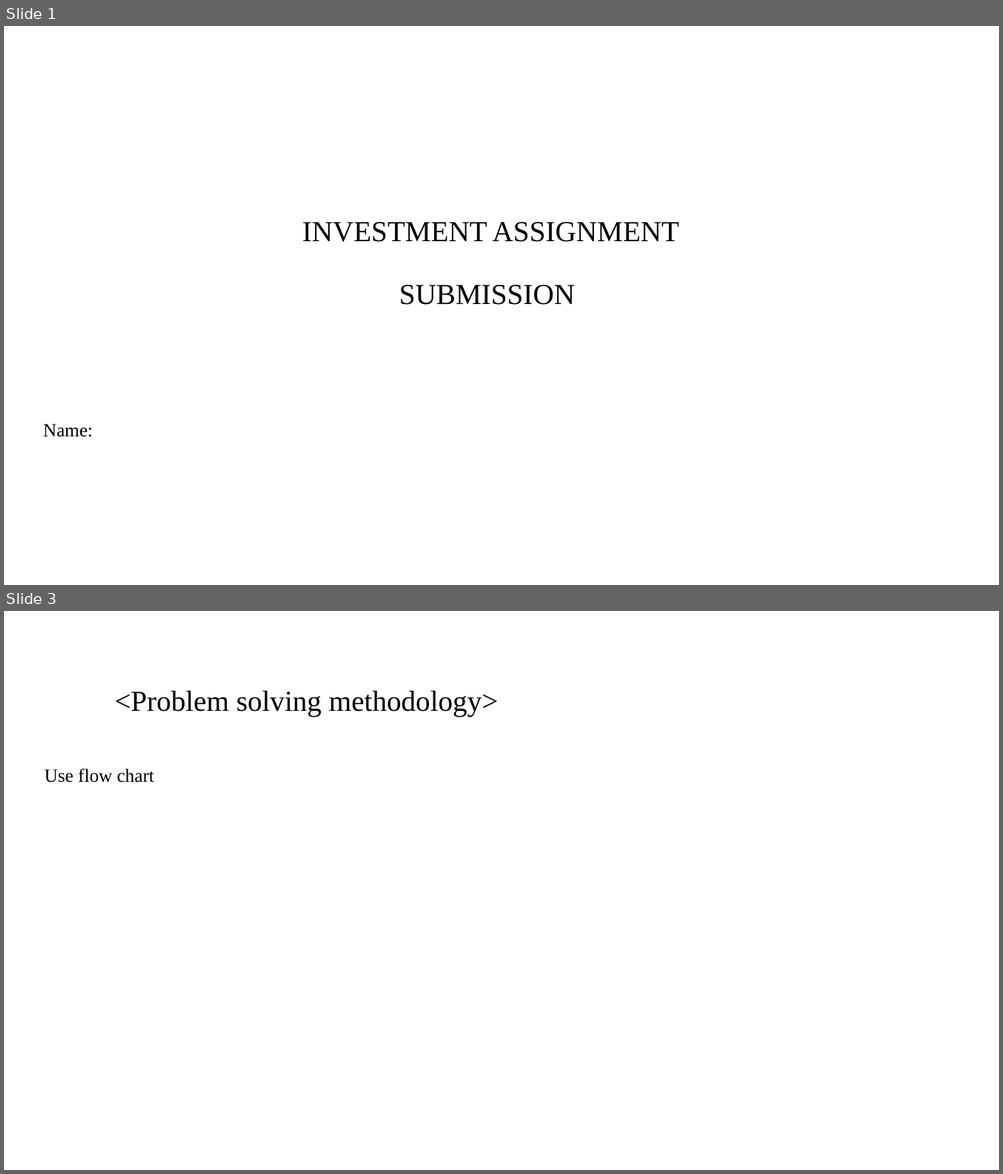
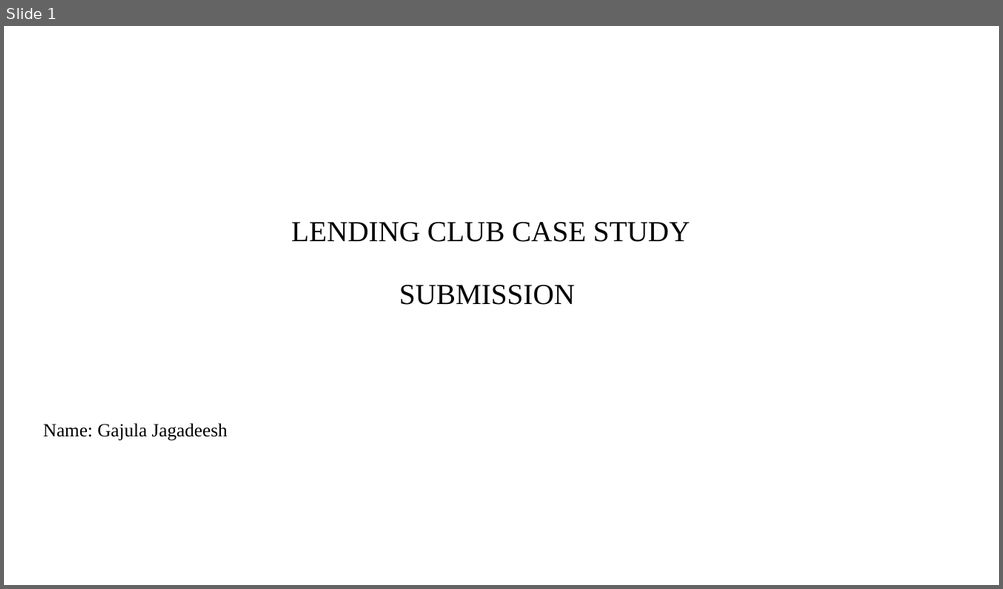
Before and after one commit to jagadeesh-gajula/Lending-club-case-study, a slide deck: INVEST.pptx. Shown one above the other, each under a label of ours: slides 1 and 3 before the commit, slide 1 after it; the slides between them are not shown. The pictures are 1003x1174 and 1003x589 pixels, drawn with LibreOffice and Linux fonts; fonts in the diff are those of the drawing; background and template pictures are left out. Boxes give left, top, right and bottom in pixels: in the first picture for what was removed or moved away, otherwise in the second. Text is boxed around its words. In the diff, an @@ line names an element or a change of style, - is before the commit and + after.

Commit message:
before submission2

```diff
--- a/INVEST.pptx
+++ b/INVEST.pptx
@@ slide 3 removed at box(4, 611, 999, 1170), background #FFFFFF @@
@@ title removed at box(114, 690, 498, 717) @@
-<Problem solving methodology>
@@ text removed at box(45, 769, 154, 783) @@
-Use flow chart
@@ slide 1 changed as well @@
@@ title at box(291, 222, 690, 305): text changed @@
-INVESTMENT ASSIGNMENT
-SUBMISSION
+LENDING CLUB CASE STUDY
+SUBMISSION
@@ subtitle at box(43, 423, 227, 441): text changed @@
-Name:
+Name: Gajula Jagadeesh
```
Also in this commit, not shown: 14 slides added, 8 other slides removed, 1 other file.
